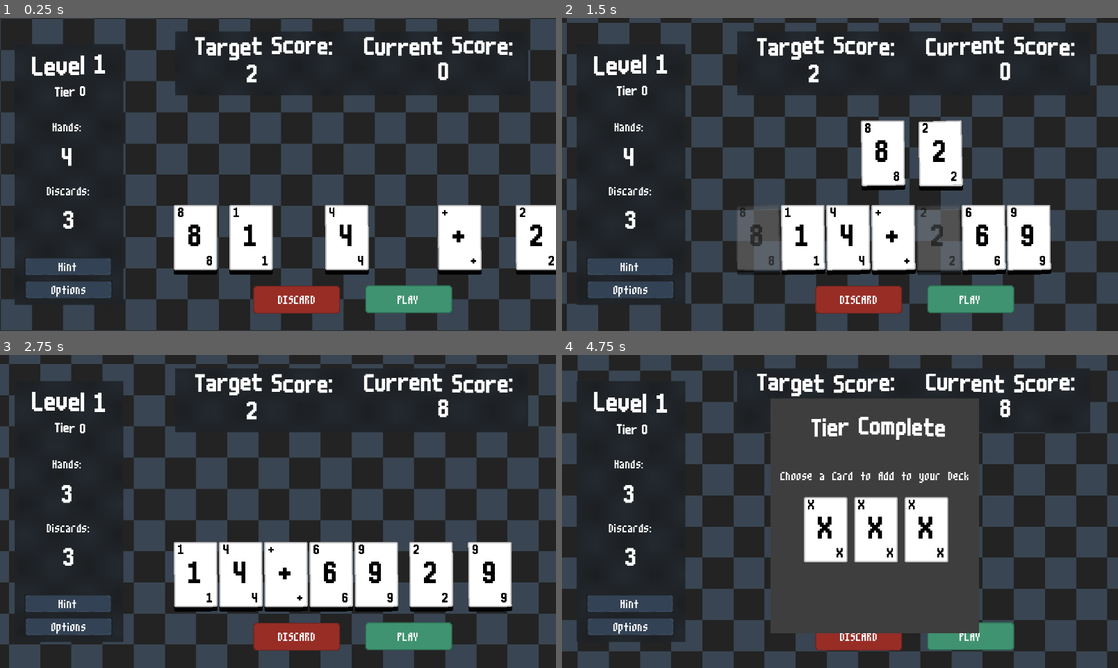
Above: before the commit, frames 1-4 (two rows, left to right).
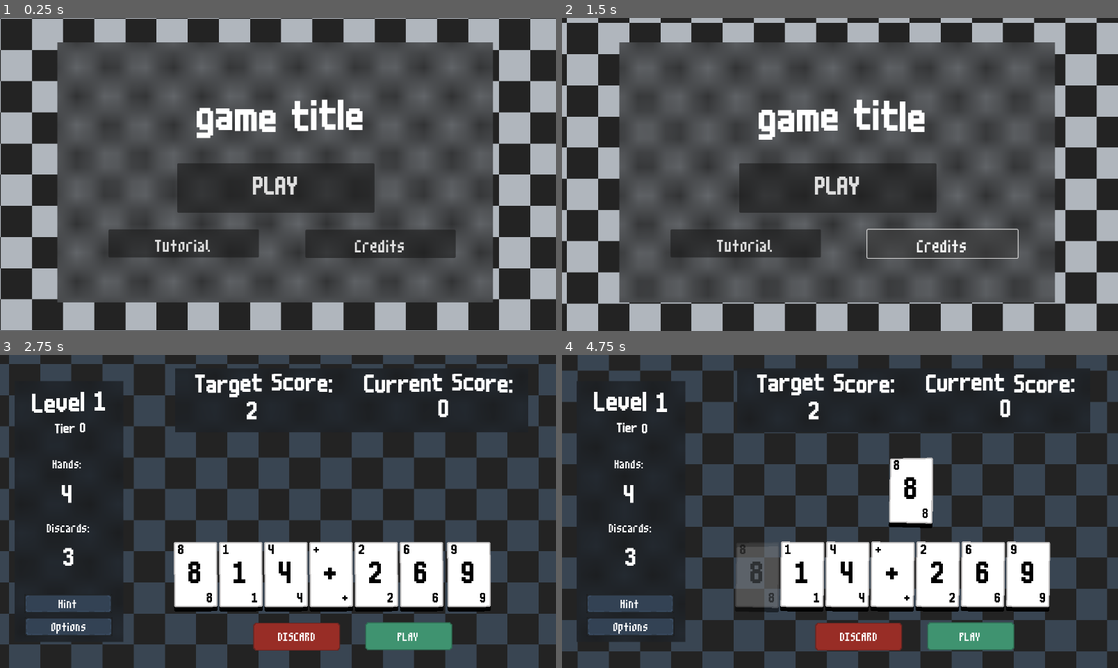
Above: after the commit, the same moments.

Repository: hd2802/stack-demon
Game: Godot game, scene res://_Scenes/MainMenu/main_menu.tscn
The game is run twice, just before and just after one commit, with the same random seed, the same clock (stepped at 60 frames per second) and the same inputs. Before the commit the project starts from res://_Scenes/LevelRunner/level_runner.tscn.
Inputs (mouse positions are in pixels of both pictures, inside the frame that each line leads up to):
- Up to frame 1 (0.25 s): no input
- Up to frame 2 (1.5 s): click (745, 243) at 0.5 s, where only the run after the commit has a clickable "Tutorial"; click (940, 243) at 1.25 s, where only the run after the commit has a clickable "Credits"
- Up to frame 3 (2.75 s): click "PLAY" at 2 s
- Up to frame 4 (4.75 s): click "PLAY" at 2.75 s; click "PLAY" at 3.5 s; click (756, 574) at 4.27 s

The runs differ from the first frame. In frame 1, 71% of the frame differs, in the area x 0-100%, y 0-100%; in frame 2, 72%; in frame 3, 4.3%; in frame 4, 26%.

Commit message:
feat: add (crude) main menu scene

Diff:
--- /dev/null
+++ b/_Scenes/MainMenu/main_menu.tscn
@@ -0,0 +1,95 @@
+[gd_scene load_steps=8 format=3 uid="uid://dy5qf2y0n4ics"]
+
+[ext_resource type="Script" uid="uid://s002koymbgok" path="res://_Scripts/MainMenu/main_menu.gd" id="1_aybms"]
+[ext_resource type="Shader" uid="uid://dsrjx5fwwsmio" path="res://Resources/Shaders/goopy.gdshader" id="2_bnxwc"]
+[ext_resource type="Shader" uid="uid://dh00vr0itc8wv" path="res://Resources/Shaders/blur.gdshader" id="3_7wlea"]
+[ext_resource type="Theme" uid="uid://de0d88t3bbp3w" path="res://Resources/Themes/stack.tres" id="4_qt7nv"]
+[ext_resource type="Theme" uid="uid://engys5p3iknv" path="res://Resources/Themes/label.tres" id="5_pvxrt"]
+
+[sub_resource type="ShaderMaterial" id="ShaderMaterial_6b8pv"]
+shader = ExtResource("2_bnxwc")
+shader_parameter/size = 71.719
+shader_parameter/color1 = Color(0.136826, 0.136826, 0.136826, 1)
+shader_parameter/color2 = Color(0.863553, 0.897315, 0.937281, 0.694118)
+shader_parameter/speed = 0.15
+shader_parameter/direction_x = 1.0
+shader_parameter/direction_y = 1.0
+
+[sub_resource type="ShaderMaterial" id="ShaderMaterial_3duly"]
+shader = ExtResource("3_7wlea")
+shader_parameter/lod = 5.0
+shader_parameter/mix_percentage = 0.3
+
+[node name="MainMenu" type="Control"]
+layout_mode = 3
+anchors_preset = 15
+anchor_right = 1.0
+anchor_bottom = 1.0
+grow_horizontal = 2
+grow_vertical = 2
+script = ExtResource("1_aybms")
+
+[node name="MainBackground" type="ColorRect" parent="."]
+material = SubResource("ShaderMaterial_6b8pv")
+offset_right = 1280.0
+offset_bottom = 720.0
+mouse_filter = 2
+
+[node name="PlaceholderBG" type="ColorRect" parent="."]
+material = SubResource("ShaderMaterial_3duly")
+layout_mode = 1
+anchors_preset = -1
+anchor_left = 0.103125
+anchor_top = 0.0777778
+anchor_right = 0.887109
+anchor_bottom = 0.909028
+offset_right = -334.5
+offset_bottom = -199.5
+scale = Vector2(1.5, 1.5)
+color = Color(0.244776, 0.244776, 0.244776, 1)
+metadata/_edit_use_anchors_ = true
+
+[node name="RichTextLabel" type="RichTextLabel" parent="."]
+layout_mode = 0
+offset_left = 228.0
+offset_top = 116.0
+offset_right = 1036.0
+offset_bottom = 354.0
+theme = ExtResource("4_qt7nv")
+theme_override_font_sizes/normal_font_size = 100
+bbcode_enabled = true
+text = "[wave amp=25 freq=1.5] game title[/wave]"
+horizontal_alignment = 1
+vertical_alignment = 1
+
+[node name="PlayButton" type="Button" parent="."]
+layout_mode = 0
+offset_left = 408.0
+offset_top = 334.0
+offset_right = 862.0
+offset_bottom = 448.0
+theme = ExtResource("4_qt7nv")
+text = "PLAY"
+
+[node name="TutorialButton" type="Button" parent="."]
+layout_mode = 0
+offset_left = 250.0
+offset_top = 486.0
+offset_right = 596.0
+offset_bottom = 548.0
+theme = ExtResource("5_pvxrt")
+theme_override_font_sizes/font_size = 72
+text = "Tutorial"
+
+[node name="CreditsButton" type="Button" parent="."]
+offset_left = 703.0
+offset_top = 487.0
+offset_right = 1049.0
+offset_bottom = 552.0
+theme = ExtResource("5_pvxrt")
+theme_override_font_sizes/font_size = 72
+text = "Credits"
+
+[connection signal="pressed" from="PlayButton" to="." method="_on_play_button_pressed"]
+[connection signal="pressed" from="TutorialButton" to="." method="_on_tutorial_button_pressed"]
+[connection signal="pressed" from="CreditsButton" to="." method="_on_credits_button_pressed"]
--- /dev/null
+++ b/_Scripts/MainMenu/main_menu.gd
@@ -0,0 +1,16 @@
+extends Control
+class_name MainMenu
+
+func _ready() -> void:
+	_GameManager.game_loop = false
+
+func _on_play_button_pressed() -> void:
+	_GameManager.game_loop = true
+	get_tree().change_scene_to_file("res://_Scenes/LevelRunner/level_runner.tscn")
+
+func _on_tutorial_button_pressed() -> void:
+	pass # Replace with function body.
+
+
+func _on_credits_button_pressed() -> void:
+	pass # Replace with function body.
--- a/project.godot
+++ b/project.godot
@@ -11,7 +11,7 @@
 [application]
 
 config/name="game"
-run/main_scene="uid://ciga2fd0nakw1"
+run/main_scene="uid://dy5qf2y0n4ics"
 config/features=PackedStringArray("4.4", "GL Compatibility")
 config/icon="uid://bnbdvmpdjbg8w"
 
Not shown, added: _Scripts/MainMenu/main_menu.gd.uid
